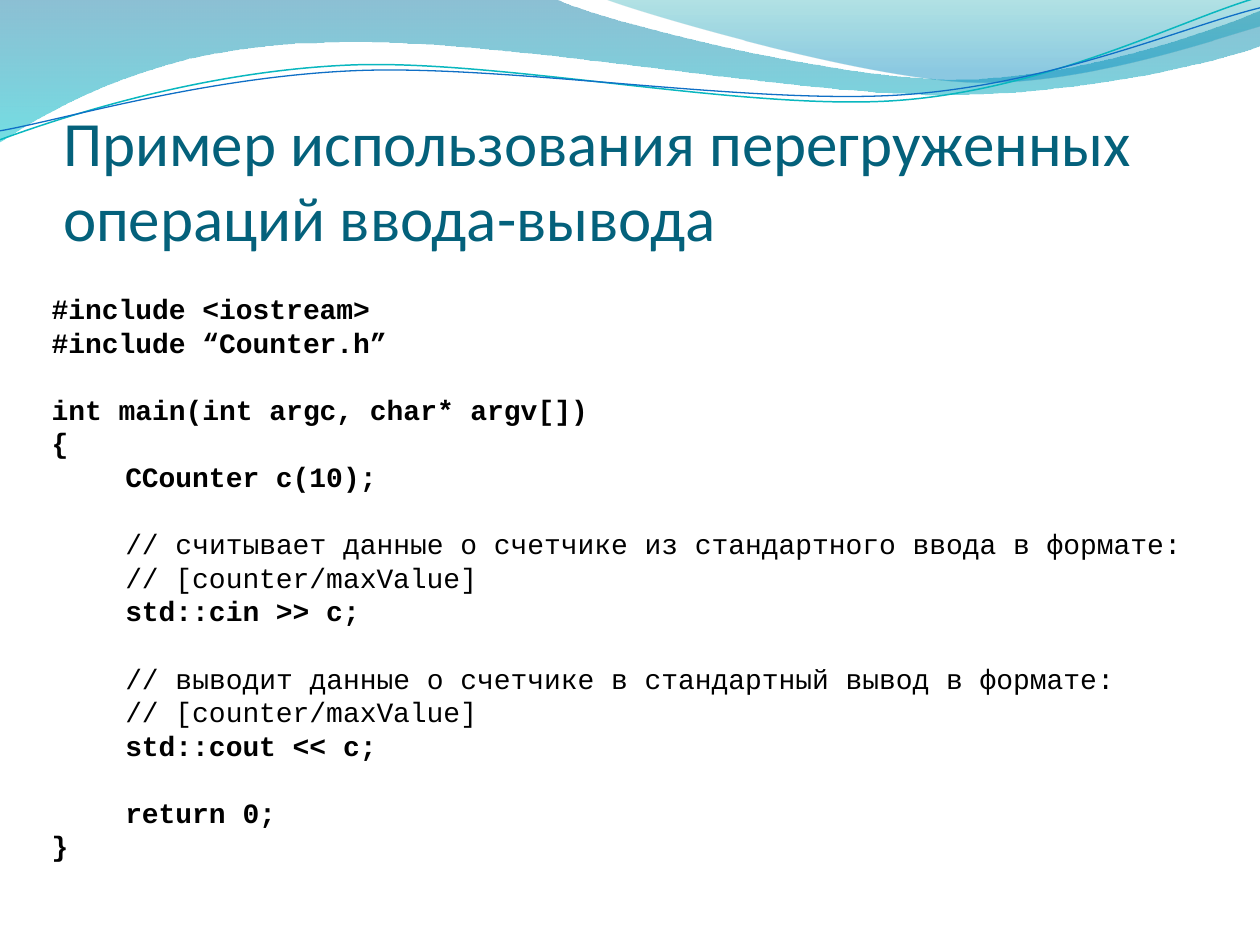
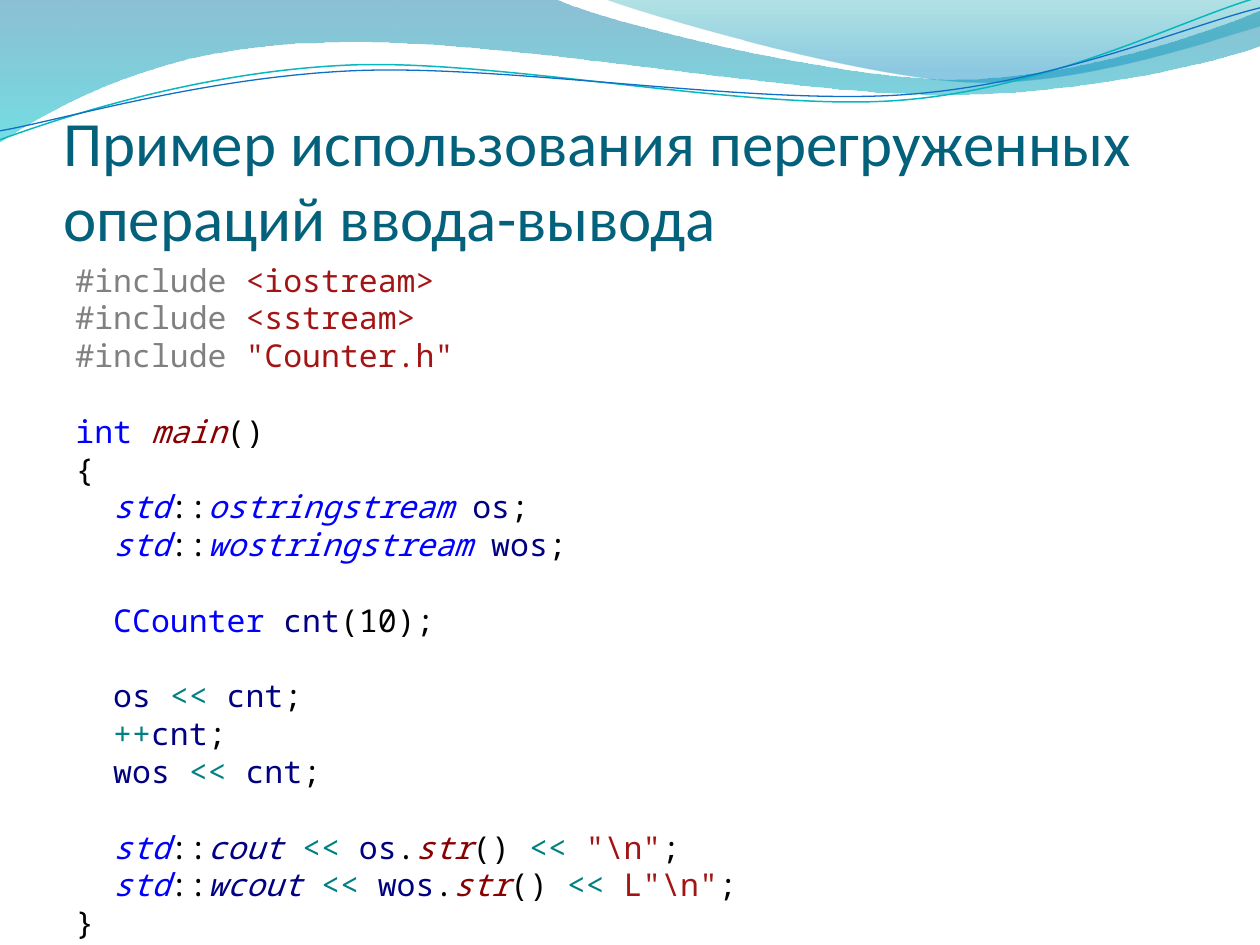
Before and after one commit to alexey-malov/oop, a slide deck: slide 22 of lectures/06/Обобщенное программирование, шаблоны.pptx (slide 18 before the commit). Drawn at 1260x945 pixels with LibreOffice and Linux fonts; fonts in the diff are those of the drawing; background and template pictures are left out. Boxes give left, top, right and bottom in pixels: in the first picture for what was removed or moved away, otherwise in the second. Text is boxed around its words. In the diff, an @@ line names an element or a change of style, - is before the commit and + after.

Commit message:
Доработаны примеры с шаблонами

```diff
--- a/lectures/06/Обобщенное программирование, шаблоны.pptx
+++ b/lectures/06/Обобщенное программирование, шаблоны.pptx
@@ text "#include <iostream>": place and size @@
-text "#include <iostream>" at [52, 299, 1182, 828]
+text "#include <iostream>" at [75, 268, 737, 901]
@@ text at [75, 268, 435, 293]: size 16 to 18 pt, font Courier New to Noto Sans Mono, bold off in "#include <iostream>", "{", "}"; text colour #000000 to #808080 in "#include"; text colour #000000 to #A31515 in "<iostream>"; more space between paragraphs @@
@@ text at [75, 305, 454, 444]: text changed; size 16 to 18 pt; font Courier New to Noto Sans Mono; text colour #000000 to #A31515; bold off @@
-#include “Counter.h”
-int main(int argc, char* argv[])
+#include <sstream>
+#include "Counter.h"
+int main()
@@ text at [113, 494, 737, 901]: text changed; size 16 to 18 pt; font Courier New to Noto Sans Mono; text colour #000000 to #0000FF @@
-CCounter c(10);
-// считывает данные о счетчике из стандартного ввода в формате:
-// [counter/maxValue]
-std::cin >> c;
-// выводит данные о счетчике в стандартный вывод в формате:
-// [counter/maxValue]
-std::cout << c;
-return 0;
+std::ostringstream os;
+std::wostringstream wos;
+CCounter cnt(10);
+os << cnt;
+++cnt;
+wos << cnt;
+std::cout << os.str() << "\n";
+std::wcout << wos.str() << L"\n";
```
Also in this commit, not shown: 8 other slides changed, 8 other files.
